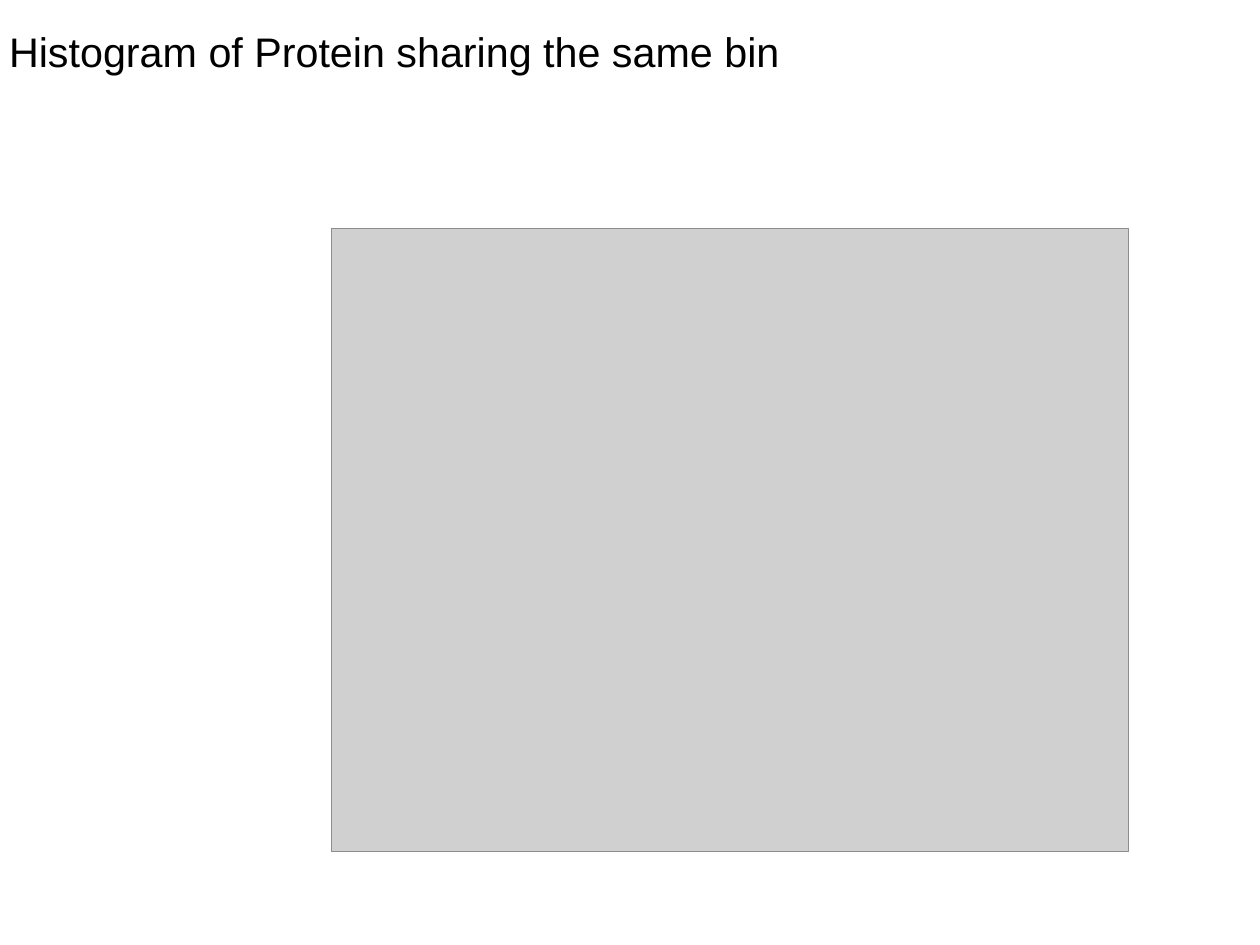
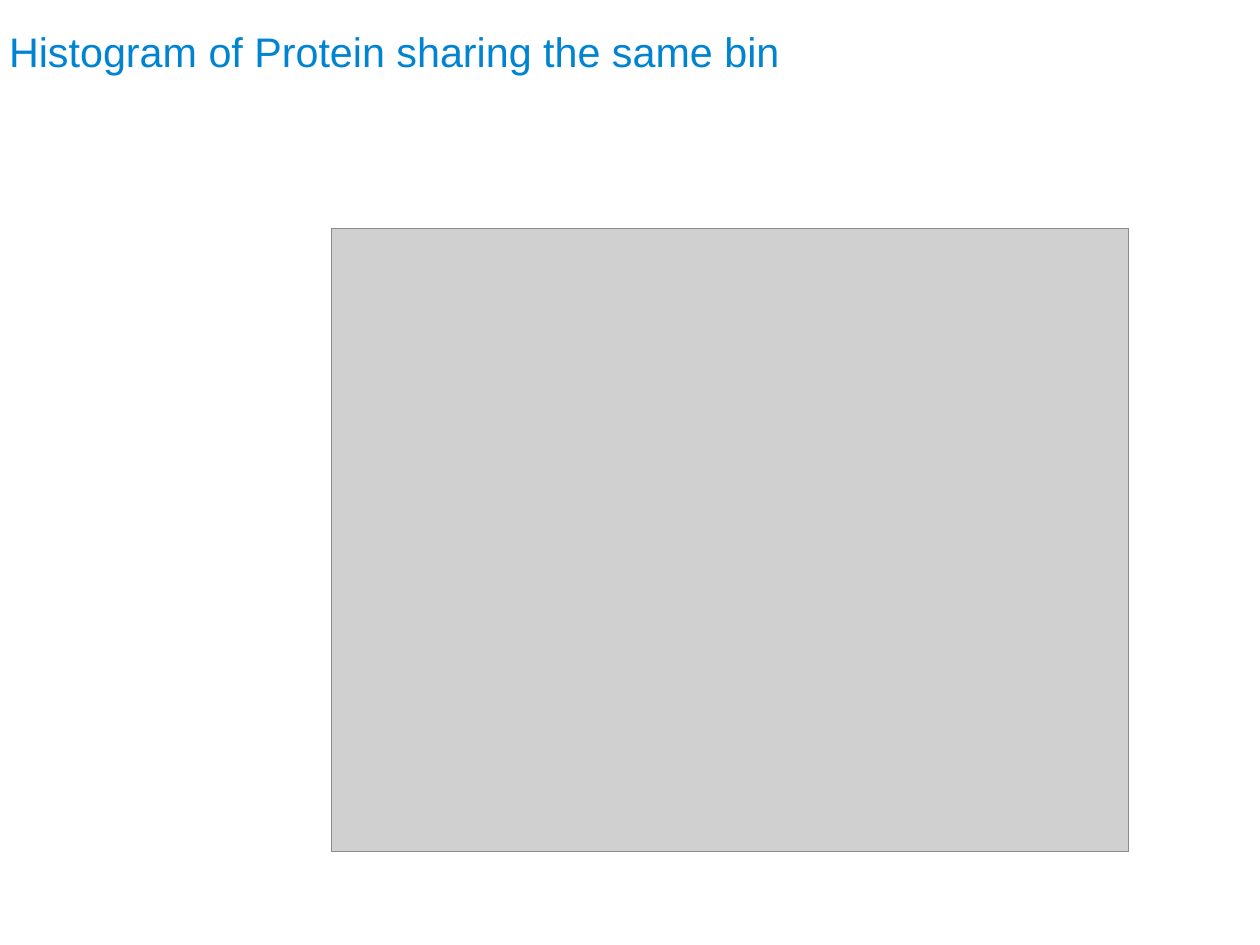
Before and after one commit to tAndreani/IPVARIABLE, a slide deck: slide 10 of Reports/Interactions.Heatmap.odp (slide 6 before the commit). Drawn at 1260x945 pixels with LibreOffice and Linux fonts; fonts in the diff are those of the drawing; grey boxes stand for pictures. Boxes give left, top, right and bottom in pixels: in the first picture for what was removed or moved away, otherwise in the second. Text is boxed around its words. In the diff, an @@ line names an element or a change of style, - is before the commit and + after.

```diff
--- a/Reports/Interactions.Heatmap.odp
+++ b/Reports/Interactions.Heatmap.odp
@@ title "Histogram of Protein sharing the ..." at (x1=9, y1=37, x2=779, y2=76): text colour #000000 to #0084D1 @@
```
Also in this commit, not shown: 2 other slides changed, 8 slides added, 2 slides removed, 3 other files.
